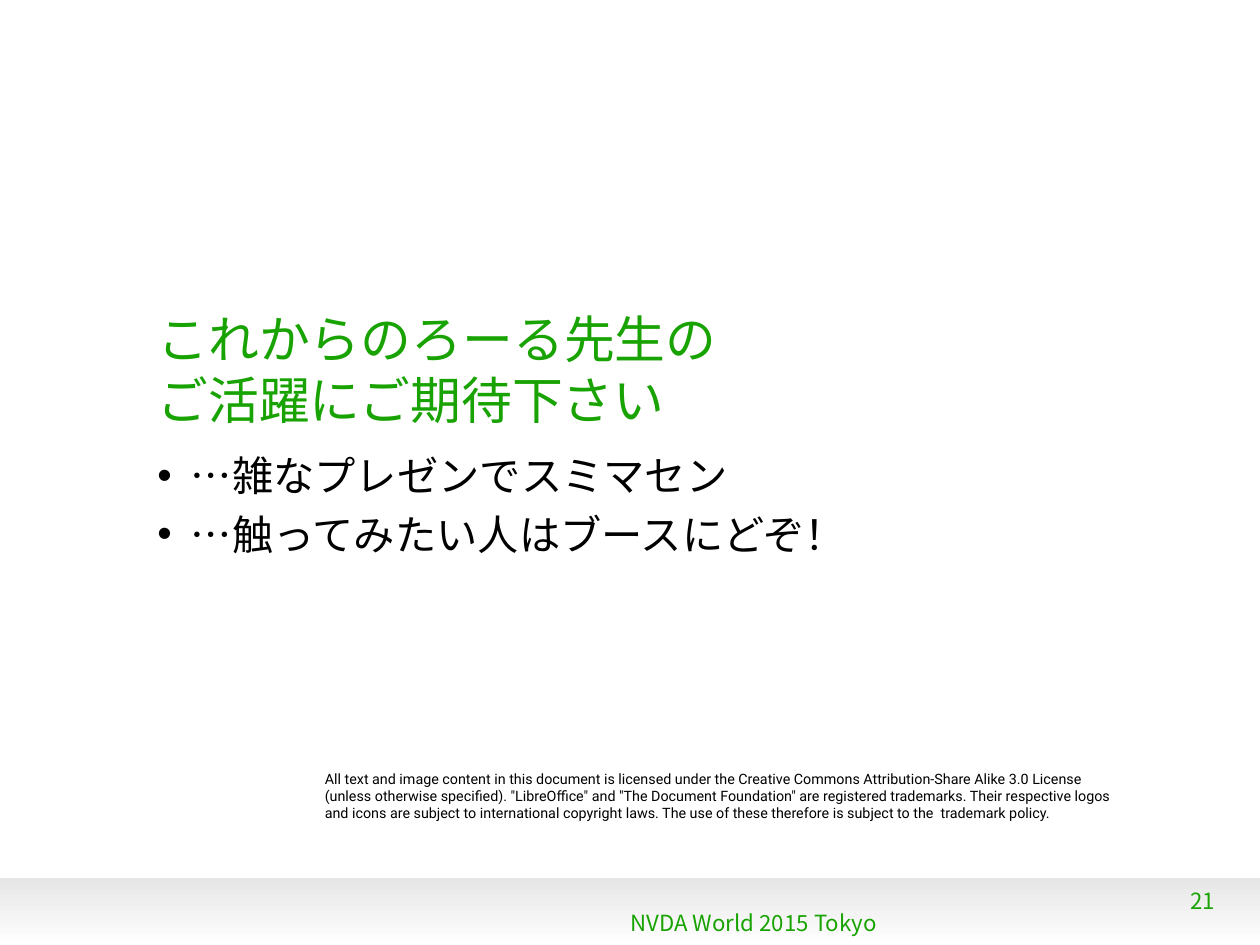
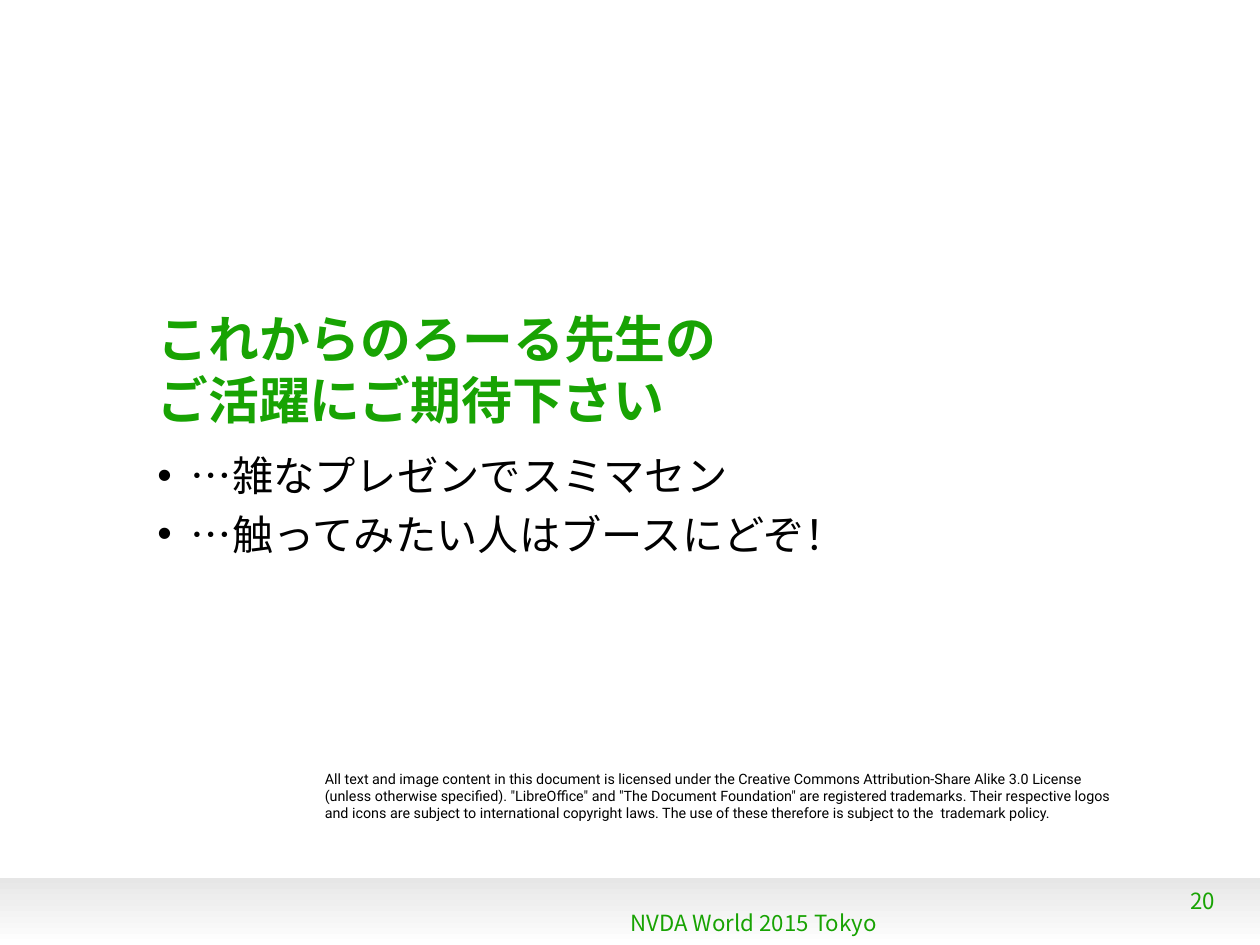
Before and after one commit to naruoga/KantoLibreOffice, a slide deck: slide 20 of others/OSC2016Gunma-LOOL.odp (slide 21 before the commit). Drawn at 1260x945 pixels with LibreOffice and Linux fonts; fonts in the diff are those of the drawing; background and template pictures are left out. Boxes give left, top, right and bottom in pixels: in the first picture for what was removed or moved away, otherwise in the second. Text is boxed around its words. In the diff, an @@ line names an element or a change of style, - is before the commit and + after.

```diff
--- a/others/OSC2016Gunma-LOOL.odp
+++ b/others/OSC2016Gunma-LOOL.odp
@@ title "これからのろーる先生の ご活躍にご期待下さい" at bbox=[157, 314, 716, 424]: bold on @@
@@ page number at bbox=[1190, 892, 1215, 910]: text changed @@
-21
+20
```
Also in this commit, not shown: 2 other slides changed, 1 slide removed.
